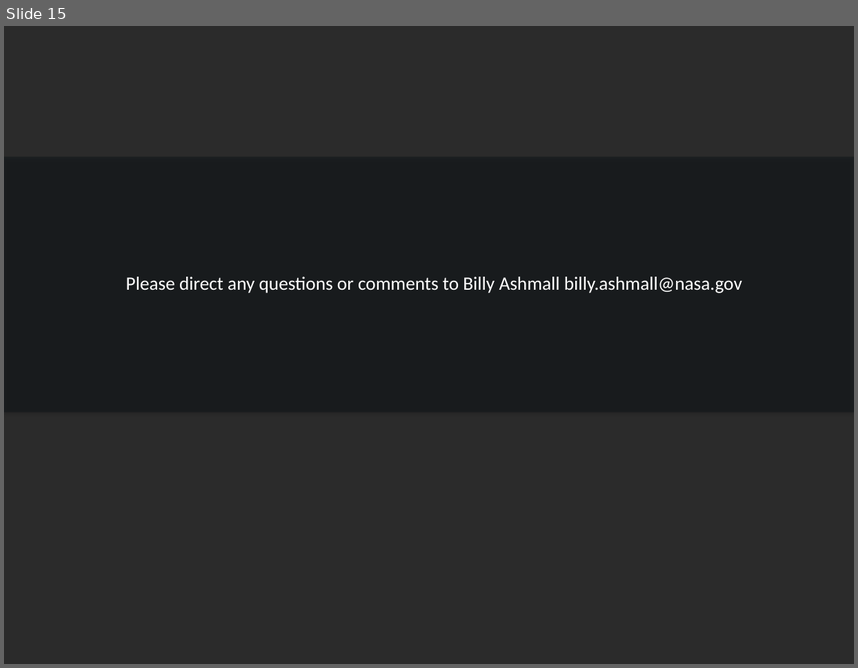
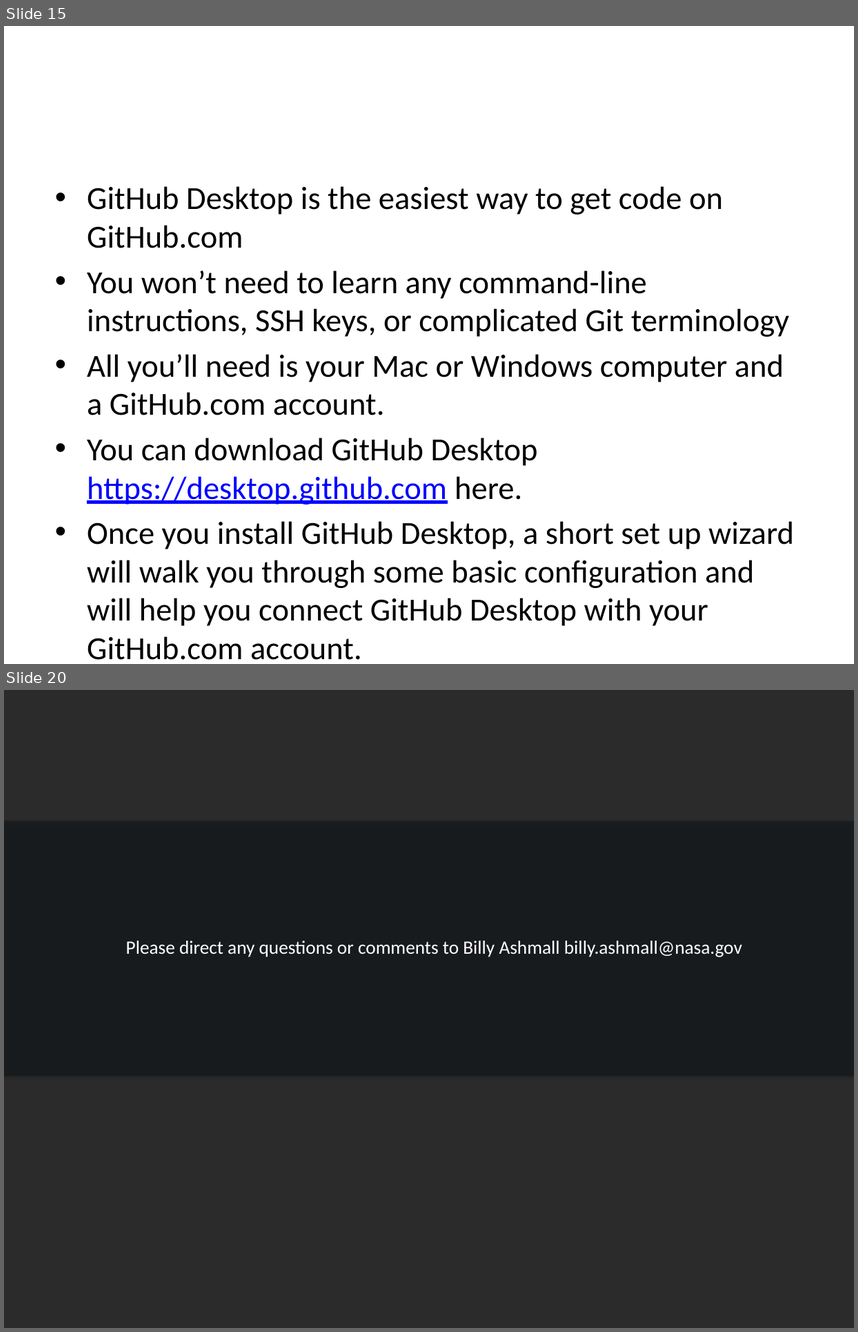
Before and after one commit to billyz313/SERVIR-Github-Demo, a slide deck: SERVIR_github.pptx. Shown one above the other, each under a label of ours: slide 15 before the commit, slides 15 and 20 after it; the slides between them are not shown. The pictures are 858x668 and 858x1332 pixels, drawn with LibreOffice and Linux fonts; fonts in the diff are those of the drawing; background and template pictures are left out; a plain dark background stands for a picture behind light text. Boxes give left, top, right and bottom in pixels: in the first picture for what was removed or moved away, otherwise in the second. Text is boxed around its words. In the diff, an @@ line names an element or a change of style, - is before the commit and + after.

Commit message:
Updated Powerpoint
Added more to powerpoint

```diff
--- a/SERVIR_github.pptx
+++ b/SERVIR_github.pptx
@@ slide 15 added at box(4, 26, 854, 664), background #FFFFFF @@
@@ text added at box(87, 186, 794, 626), 27.2 pt, text #000000 @@
+• GitHub Desktop is the easiest way to get code on GitHub.com
+• You won’t need to learn any command-line instructions, SSH keys, or complicated Git terminology
+• All you’ll need is your Mac or Windows computer and a GitHub.com account.
+• You can download GitHub Desktop https://desktop.github.com here.
+• Once you install GitHub Desktop, a short set up wizard will walk you through some basic configuration and will help you connect GitHub Desktop with your GitHub.com account.
@@ title added at box(87, 636, 243, 659), 24 pt, text #FFFFFF @@
+GitHub Desktop
@@ what was slide 15 is now slide 20 @@
```
Also in this commit, not shown: 4 other slides added.
